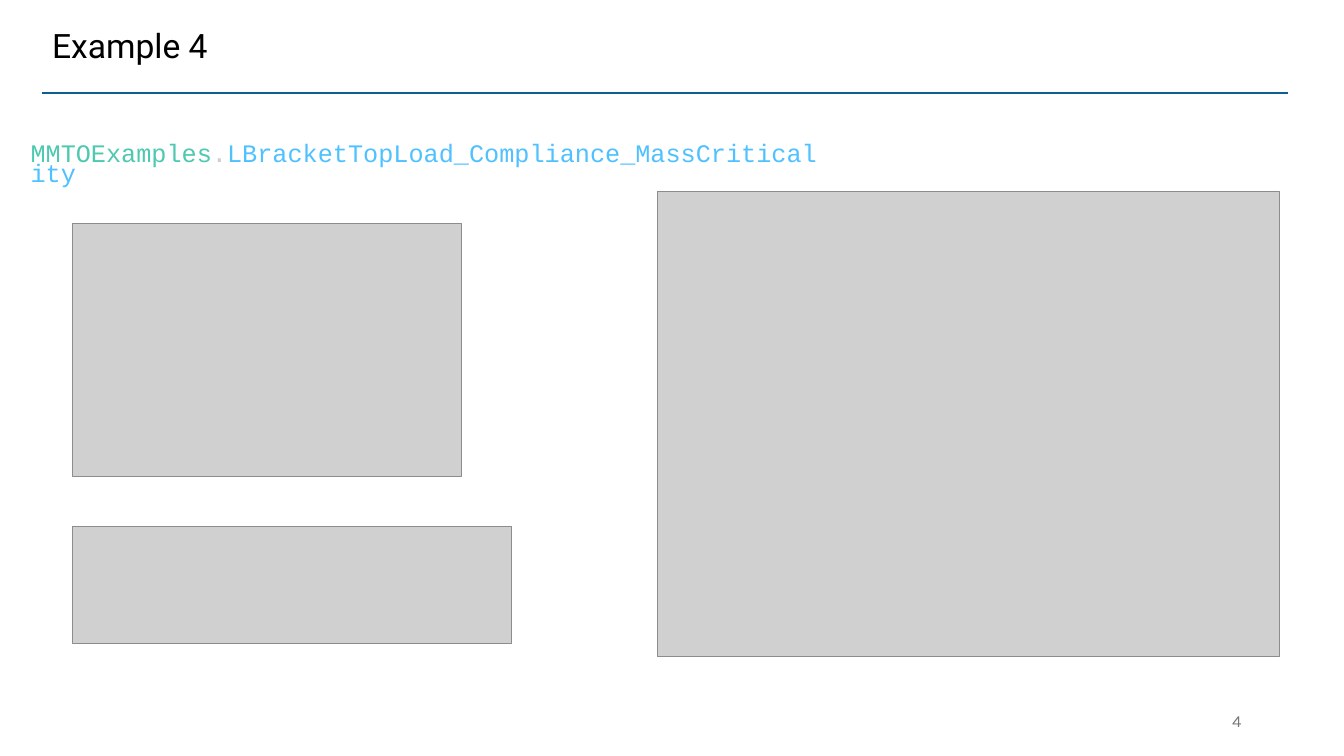
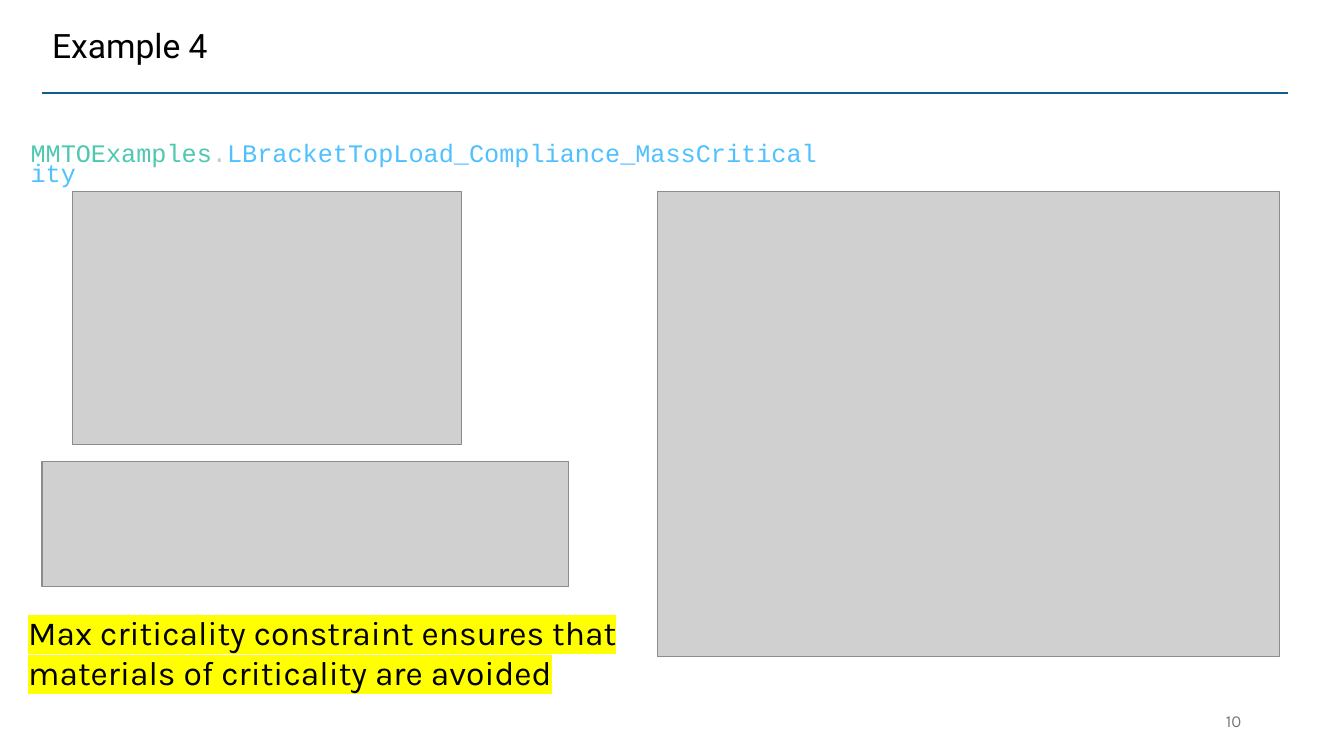
Before and after one commit to UW-ERSL/METALS, a slide deck: slide 10 of Slides/MMTOResults.pptx (slide 4 before the commit). Drawn at 1344x756 pixels with LibreOffice and Linux fonts; fonts in the diff are those of the drawing; grey boxes stand for pictures. Boxes give left, top, right and bottom in pixels: in the first picture for what was removed or moved away, otherwise in the second. Text is boxed around its words. In the diff, an @@ line names an element or a change of style, - is before the commit and + after.

Commit message:
Testing various examples

```diff
--- a/Slides/MMTOResults.pptx
+++ b/Slides/MMTOResults.pptx
@@ picture: place and size @@
-picture at <box>73,224,461,477</box>
+picture at <box>73,192,461,445</box>
@@ picture added at <box>42,462,570,587</box> @@
@@ picture removed at <box>73,526,511,644</box> @@
@@ text added at <box>28,622,616,694</box>, 24 pt, text #000000 @@
+Max criticality constraint ensures that materials of criticality are avoided
@@ page number at <box>1226,716,1241,727</box>: text changed @@
-4
+10
```
Also in this commit, not shown: 7 other slides changed, 8 slides added, 1 slide removed, 27 other files.
